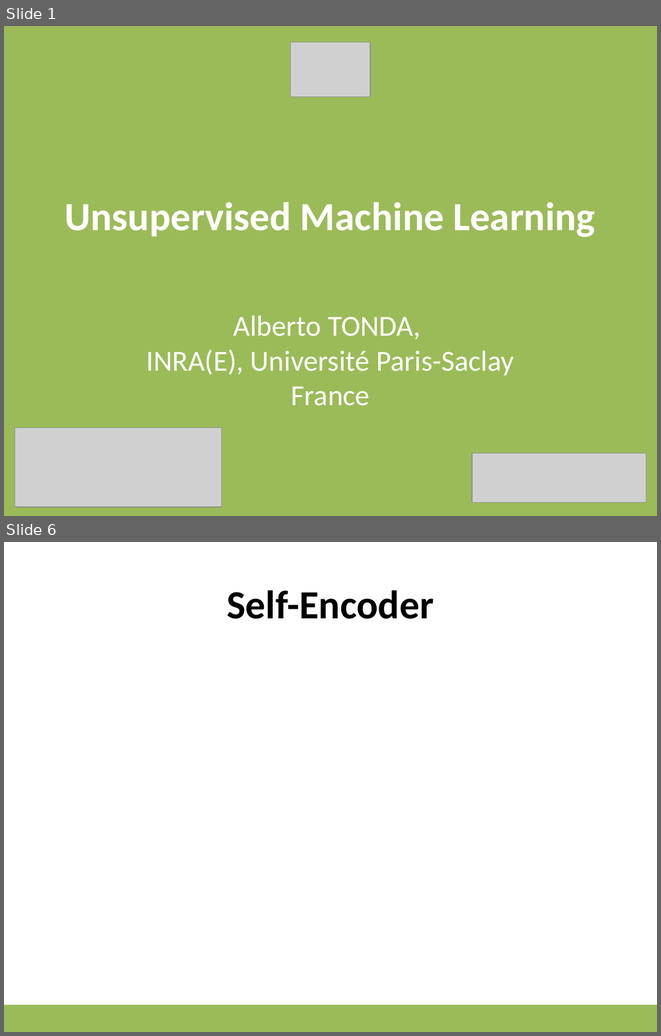
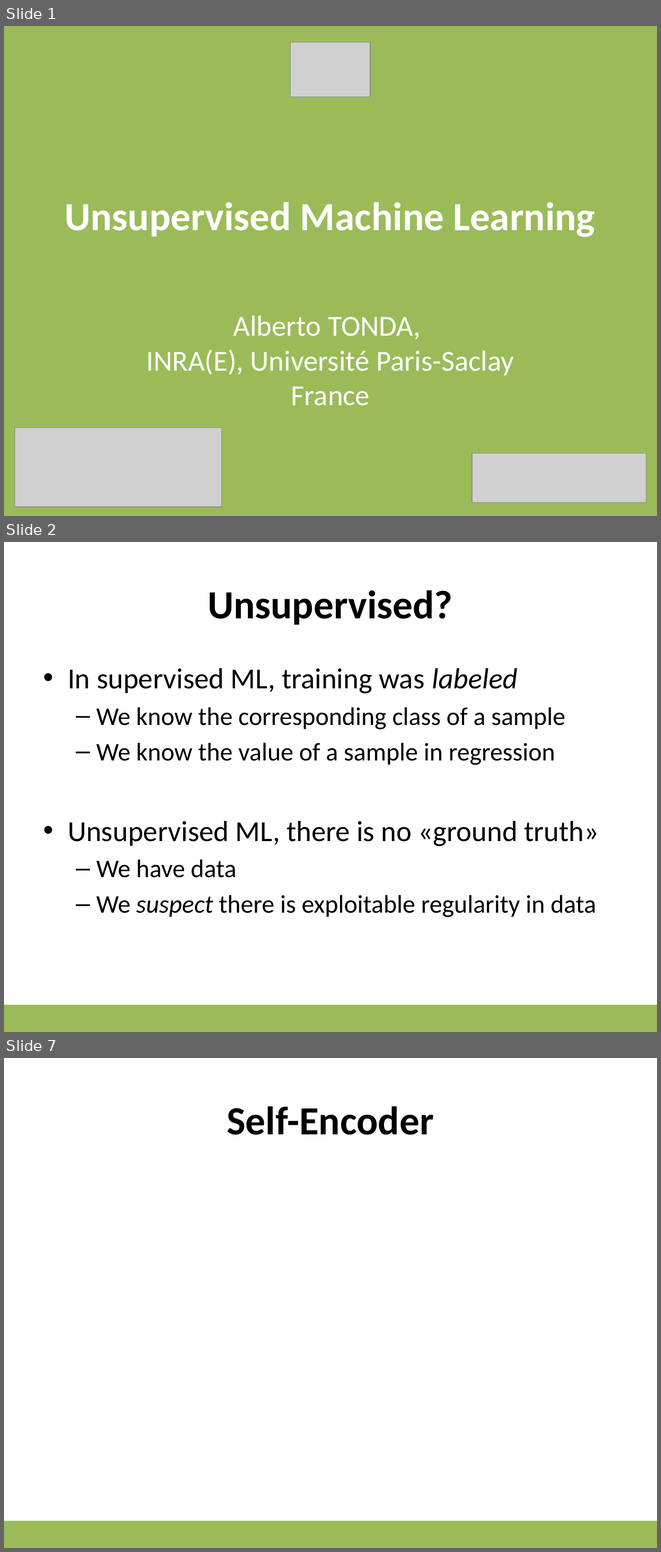
Before and after one commit to albertotonda/teaching, a slide deck: ml-subjects/Unsupervised ML.pptx. Shown one above the other, each under a label of ours: slides 1 and 6 before the commit, slides 1, 2 and 7 after it; the slides between them are not shown. The pictures are 661x1036 and 661x1552 pixels, drawn with LibreOffice and Linux fonts; fonts in the diff are those of the drawing; grey boxes stand for pictures; background and template pictures are left out. Boxes give left, top, right and bottom in pixels: in the first picture for what was removed or moved away, otherwise in the second. Text is boxed around its words. In the diff, an @@ line names an element or a change of style, - is before the commit and + after.

```diff
--- a/ml-subjects/Unsupervised ML.pptx
+++ b/ml-subjects/Unsupervised ML.pptx
@@ slide 2 added at bbox=[4, 542, 657, 1032], background #FFFFFF; not listed: 1 template element that a slide beside it also shows @@
@@ title added at bbox=[208, 590, 452, 625], 44 pt, text #000000, bold @@
+Unsupervised?
@@ text added at bbox=[68, 668, 599, 917], 28 pt, text #000000 @@
+• In supervised ML, training was labeled
+  – We know the corresponding class of a sample
+  – We know the value of a sample in regression
+• Unsupervised ML, there is no «ground truth»
+  – We have data
+  – We suspect there is exploitable regularity in data
@@ what was slide 6 is now slide 7 @@
```
Also in this commit, not shown: 3 slides changed, 3 other slides added, 1 slide removed, 4 other files.
